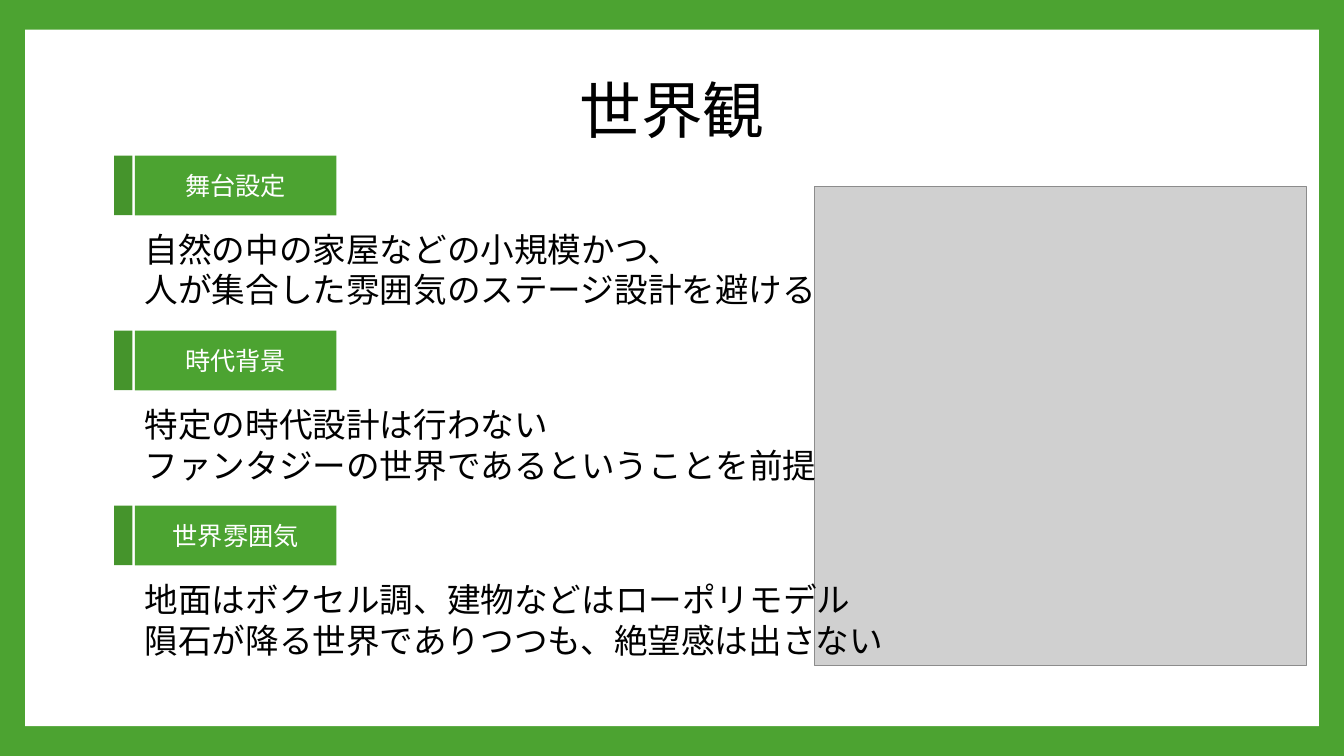
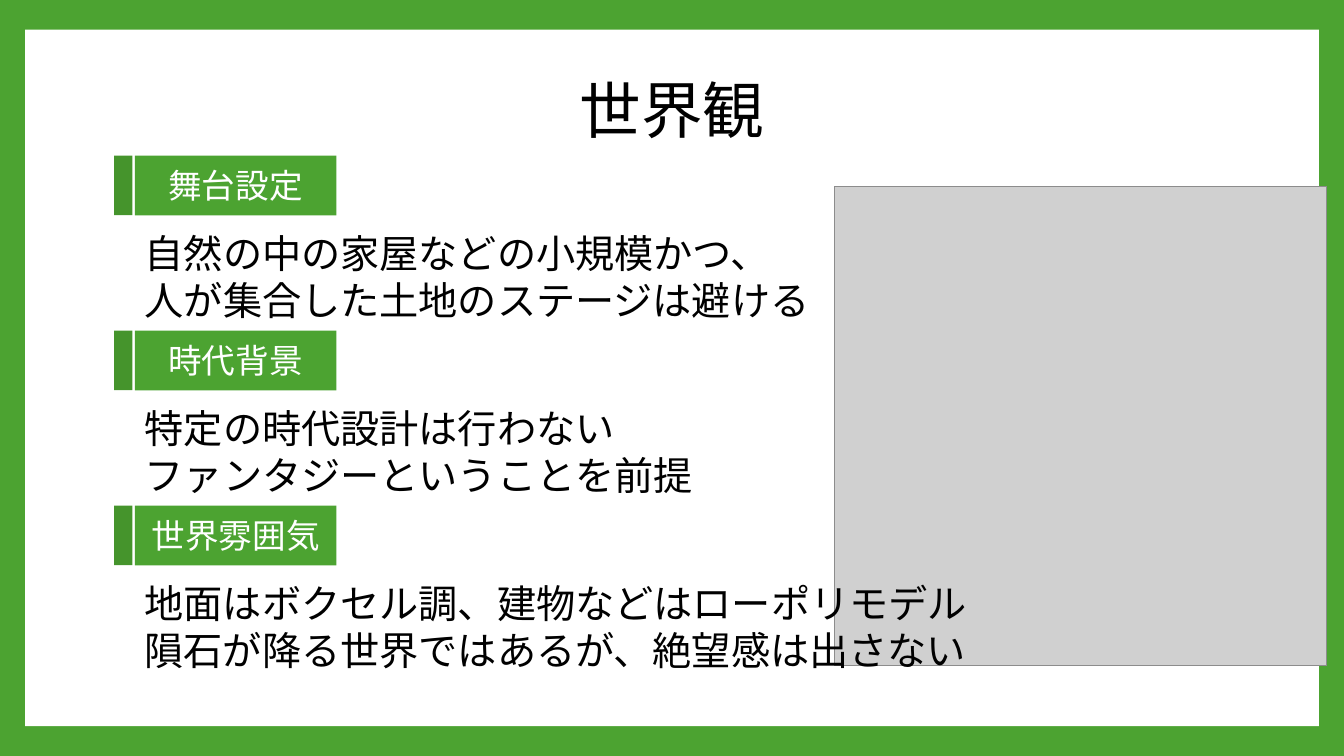
Before and after one commit to A23019/GC_A3_1, a slide deck: slide 7 of 企画/PowerPoint/REBASE_企画書.pptx. Drawn at 1344x756 pixels with LibreOffice and Linux fonts; fonts in the diff are those of the drawing; grey boxes stand for pictures; background and template pictures are left out. Boxes give left, top, right and bottom in pixels: in the first picture for what was removed or moved away, otherwise in the second. Text is boxed around its words. In the diff, an @@ line names an element or a change of style, - is before the commit and + after.

```diff
--- a/企画/PowerPoint/REBASE_企画書.pptx
+++ b/企画/PowerPoint/REBASE_企画書.pptx
@@ picture: place and size @@
-picture at [815,187,1307,666]
+picture at [835,187,1327,666]
@@ text at [145,235,810,319]: text changed; size 24 to 28 pt @@
-自然の中の家屋などの小規模かつ、
-人が集合した雰囲気のステージ設計を避ける
+自然の中の家屋などの小規模かつ、
+人が集合した土地のステージは避ける
@@ text at [145,410,693,493]: text changed; size 24 to 28 pt @@
-特定の時代設計は行わない
-ファンタジーの世界であるということを前提
+特定の時代設計は行わない
+ファンタジーということを前提
@@ size 18 to 24 pt in 3 elements at [135,156,337,216], [135,331,337,390], [135,506,337,566] @@
@@ text at [145,578,967,669]: text changed; size 24 to 28 pt @@
-地面はボクセル調、建物などはローポリモデル
-隕石が降る世界でありつつも、絶望感は出さない
+地面はボクセル調、建物などはローポリモデル
+隕石が降る世界ではあるが、絶望感は出さない
```
Also in this commit, not shown: 12 other slides changed, 3 slides added, 2 slides removed.
